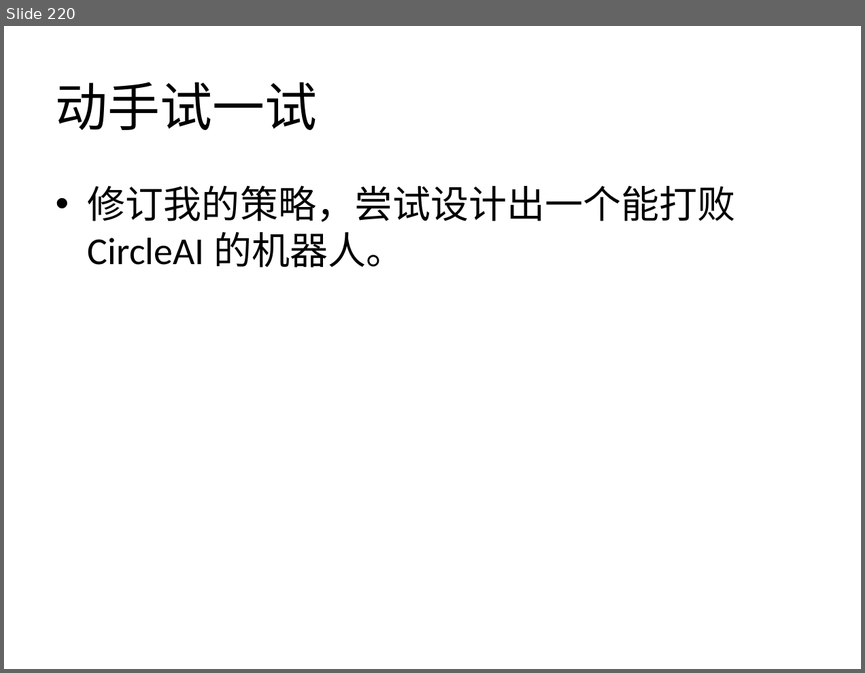
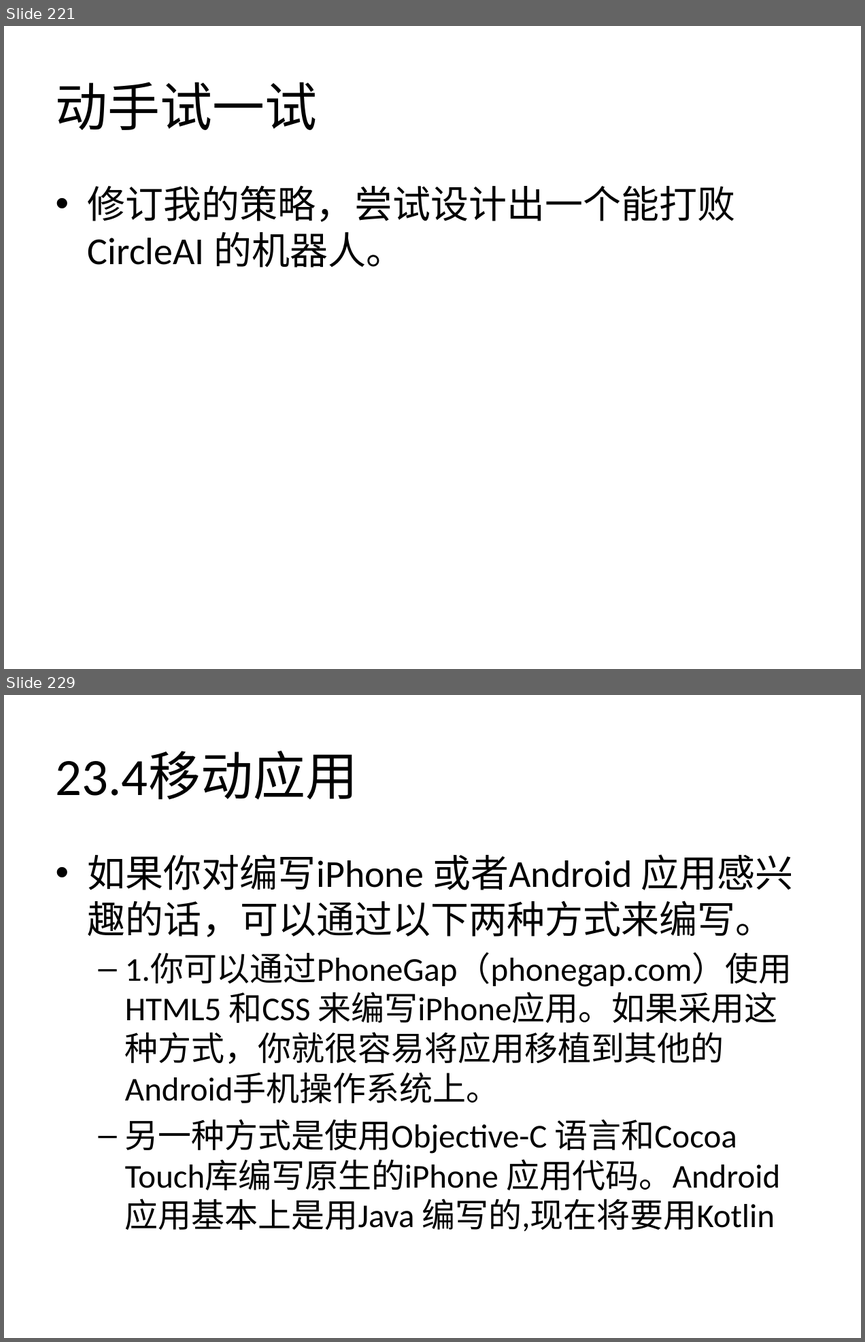
Before and after one commit to zhinan18/Python3, a slide deck: readme/Python3.pptx. Shown one above the other, each under a label of ours: slide 220 before the commit, slides 221 and 229 after it; the slides between them are not shown. The pictures are 865x673 and 865x1342 pixels, drawn with LibreOffice and Linux fonts; fonts in the diff are those of the drawing. Boxes give left, top, right and bottom in pixels: in the first picture for what was removed or moved away, otherwise in the second. Text is boxed around its words. In the diff, an @@ line names an element or a change of style, - is before the commit and + after.

```diff
--- a/readme/Python3.pptx
+++ b/readme/Python3.pptx
@@ slide 229 added at (4,695,861,1338), background #FFFFFF @@
@@ title added at (56,751,358,800), 44 pt, text #000000 @@
+23.4移动应用
@@ text added at (88,854,793,1231), 28 pt, text #000000 @@
+• 如果你对编写iPhone 或者Android 应用感兴趣的话，可以通过以下两种方式来编写。
+  – 1.你可以通过PhoneGap（phonegap.com）使用HTML5 和CSS 来编写iPhone应用。如果采用这种方式，你就很容易将应用移植到其他的Android手机操作系统上。
+  – 另一种方式是使用Objective-C 语言和Cocoa Touch库编写原生的iPhone 应用代码。Android 应用基本上是用Java 编写的,现在将要用Kotlin
@@ what was slide 220 is now slide 221 @@
```
Also in this commit, not shown: 1 slide changed, 9 other slides added, 6 other files.
